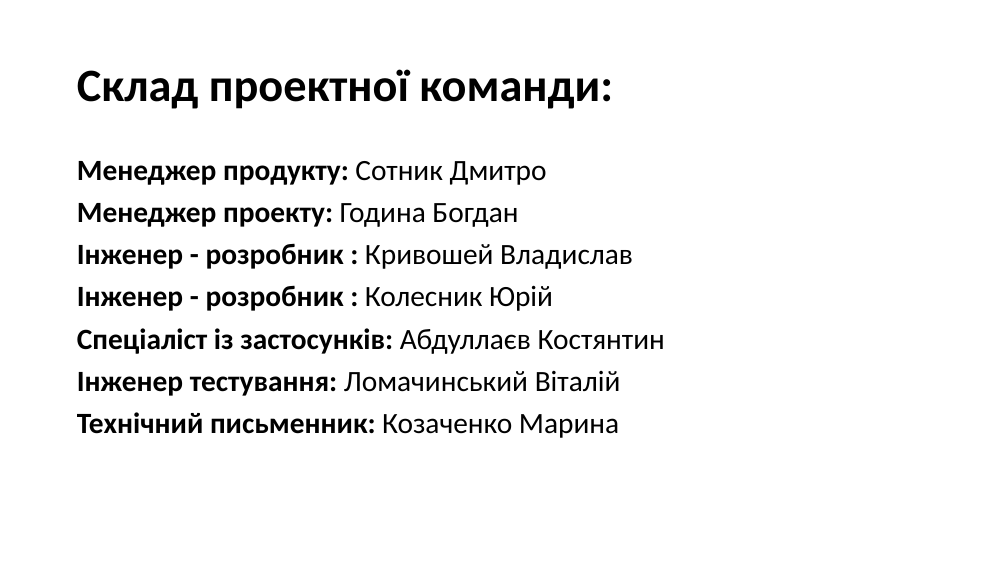
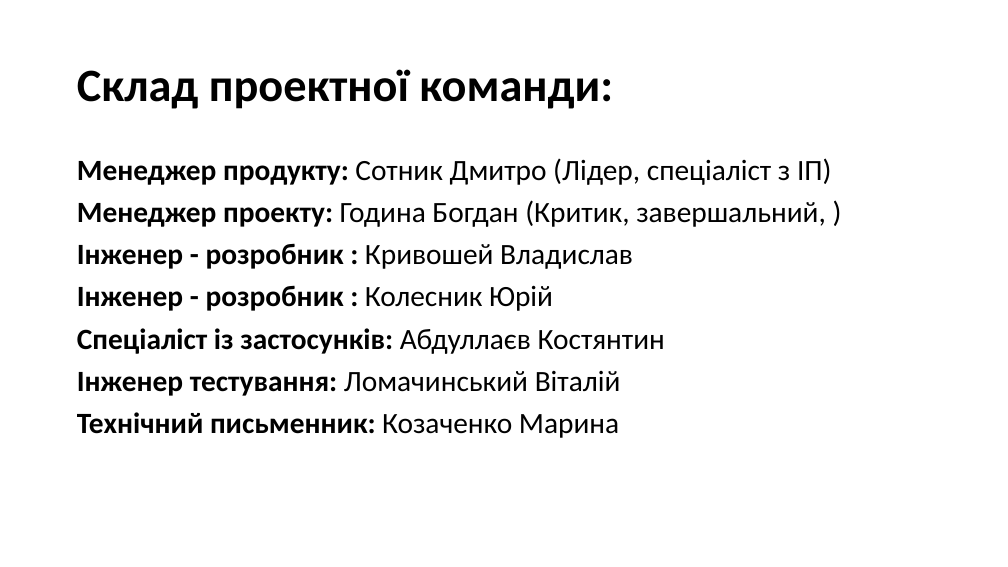
Before and after one commit to d3mage/elektronna_kafedra, a slide deck: slide 3 of elektronna_kafedra.pptx. Drawn at 1008x567 pixels with LibreOffice and Linux fonts; fonts in the diff are those of the drawing. Boxes give left, top, right and bottom in pixels: in the first picture for what was removed or moved away, otherwise in the second. Text is boxed around its words. In the diff, an @@ line names an element or a change of style, - is before the commit and + after.

```diff
--- a/elektronna_kafedra.pptx
+++ b/elektronna_kafedra.pptx
@@ text at (x1=77, y1=158, x2=832, y2=227): text changed; bold off @@
-Менеджер продукту: Сотник Дмитро
-Менеджер проекту: Година Богдан
+Менеджер продукту: Сотник Дмитро (Лідер, спеціаліст з ІП)
+Менеджер проекту: Година Богдан (Критик, завершальний, )
```
Also in this commit, not shown: 1 slide added, 2 other files.
